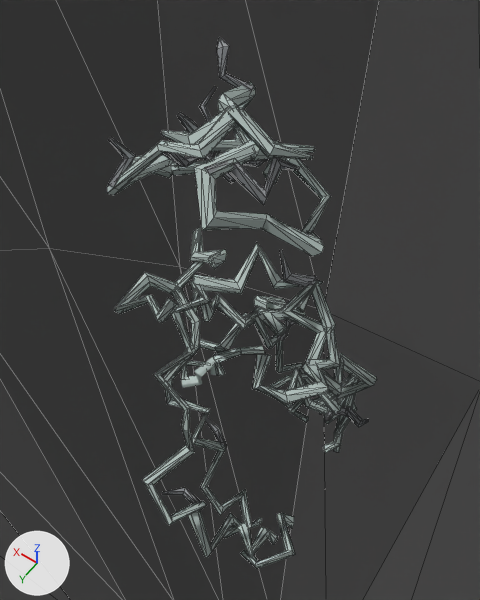
The glTF model reference/models/bohemia/aura_current.glb, before and after one commit.
Rendered twice from a camera (50 mm lens) standing at (-0.00074, 0.00102, 0.95167) and looking at (0.00001, -0.00003, 0.95003). Arrows for +X, +Y and +Z are at lower left; the lights stay in place. The picture after the commit comes second. Mesh edges are drawn as thin lines on the coarser meshes. Where no turn or scale is listed for an object, it has been applied to the vertices.

Before the edit, the objects in view are built like this:
```python
me_arc_k02_0 = bpy.data.meshes.new('arc_k02_0')
me_arc_k02_0.from_pydata(...)  # 96 vertices, 180 faces; spans x -0.000033..0.000282, y -0.000014..0.00026, z 0.000453..0.000757
# faces by material slot: [84, 96]
me_arc_k02_0.materials.append(mat_current_foil)  # white #dff0eb
me_arc_k02_0.materials.append(mat_current_wire)  # light grey #b9bdc1
me_arc_k04_1 = bpy.data.meshes.new('arc_k04_1')
me_arc_k04_1.from_pydata(...)  # 76 vertices, 144 faces; spans x -0.0003..0.00001, y -0.000018..0.00025, z 0.000459..0.000752
# faces by material slot: [84, 60]
me_arc_k04_1.materials.append(mat_current_foil)  # white #dff0eb
me_arc_k04_1.materials.append(mat_current_wire)  # light grey #b9bdc1
me_occluder = bpy.data.meshes.new('occluder')
me_occluder.from_pydata(...)  # 810 vertices, 1576 faces; spans x -0.54..0.54, y -0.54..0.54, z 0.0..1.72
me_occluder.materials.append(mat_occluder_clay)  # grey #959595
ob_arc_k02_0 = bpy.data.objects.new('arc_k02_0', me_arc_k02_0)
ob_arc_k02_0.location = (0.0, 0.0, 0.95)
ob_arc_k04_1 = bpy.data.objects.new('arc_k04_1', me_arc_k04_1)
ob_arc_k04_1.location = (0.0, 0.0, 0.95)
ob_occluder = bpy.data.objects.new('occluder', me_occluder)
ob_occluder.location = (0.0, 0.0, 0.0)
# also in view: 'arc_k01_1' at (-0.00027, 0.0003, 0.94912); 'arc_k10_0' at (-0.00006, -0.00009, 0.95054); 'arc_k05_0' at (0.00007, 0.00004, 0.9507); 'arc_k10_1' at (0.00026, 0.00008, 0.94996); 'arc_k09_2' at (0.00014, -0.00021, 0.94955)
```
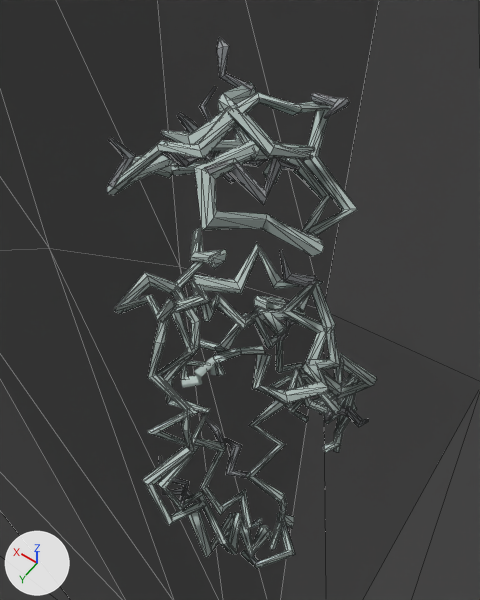
Boxes (x1, y1, x2, y2) around the edits, measured in the pictures (480 x 600 px):
'arc_k09_3', added: after (233, 92, 358, 236)
    faces in mat_current_foil (white #dff0eb): (233, 92, 358, 236)
    faces in mat_current_wire (light grey #b9bdc1): (311, 93, 350, 118)
'arc_k03_3', added: after (148, 280, 269, 554)
    faces in mat_current_foil (white #dff0eb): (148, 280, 269, 554)
    faces in mat_current_wire (light grey #b9bdc1): (159, 456, 189, 505)
'arc_k06_3', added: after (225, 387, 287, 551)
    faces in mat_current_foil (white #dff0eb): (245, 387, 287, 551)
    faces in mat_current_wire (light grey #b9bdc1): (225, 438, 249, 479)

Patch to the scene script:
```diff
--- a/reference/models/bohemia/aura_current.glb.py
+++ b/reference/models/bohemia/aura_current.glb.py
@@ me_arc_k09_3 @@
+me_arc_k09_3.from_pydata(...)  # 70 vertices, 132 faces; spans x -0.000298..0.000023, y -0.000253..0.000013, z 0.000462..0.000759
+# faces by material slot: [84, 48]
+me_arc_k09_3.materials.append(mat_current_foil)  # white #dff0eb
+me_arc_k09_3.materials.append(mat_current_wire)  # light grey #b9bdc1
@@ me_arc_k06_3 @@
+me_arc_k06_3.from_pydata(...)  # 88 vertices, 168 faces; spans x -0.000378..-0.00007, y -0.000073..0.000292, z -0.000947..-0.000439
+# faces by material slot: [120, 48]
+me_arc_k06_3.materials.append(mat_current_foil)  # white #dff0eb
+me_arc_k06_3.materials.append(mat_current_wire)  # light grey #b9bdc1
@@ me_arc_k03_3 @@
+me_arc_k03_3.from_pydata(...)  # 124 vertices, 240 faces; spans x -0.000319..0.000226, y -0.000013..0.000461, z -0.000941..0.000047
+# faces by material slot: [192, 48]
+me_arc_k03_3.materials.append(mat_current_foil)  # white #dff0eb
+me_arc_k03_3.materials.append(mat_current_wire)  # light grey #b9bdc1
@@ ob_arc_k09_3 @@
+ob_arc_k09_3 = bpy.data.objects.new('arc_k09_3', me_arc_k09_3)
+ob_arc_k09_3.location = (0.0, 0.0, 0.95)
@@ ob_arc_k06_3 @@
+ob_arc_k06_3 = bpy.data.objects.new('arc_k06_3', me_arc_k06_3)
+ob_arc_k06_3.location = (0.0, 0.0, 0.95)
@@ ob_arc_k03_3 @@
+ob_arc_k03_3 = bpy.data.objects.new('arc_k03_3', me_arc_k03_3)
+ob_arc_k03_3.location = (0.0, 0.0, 0.95)
```
